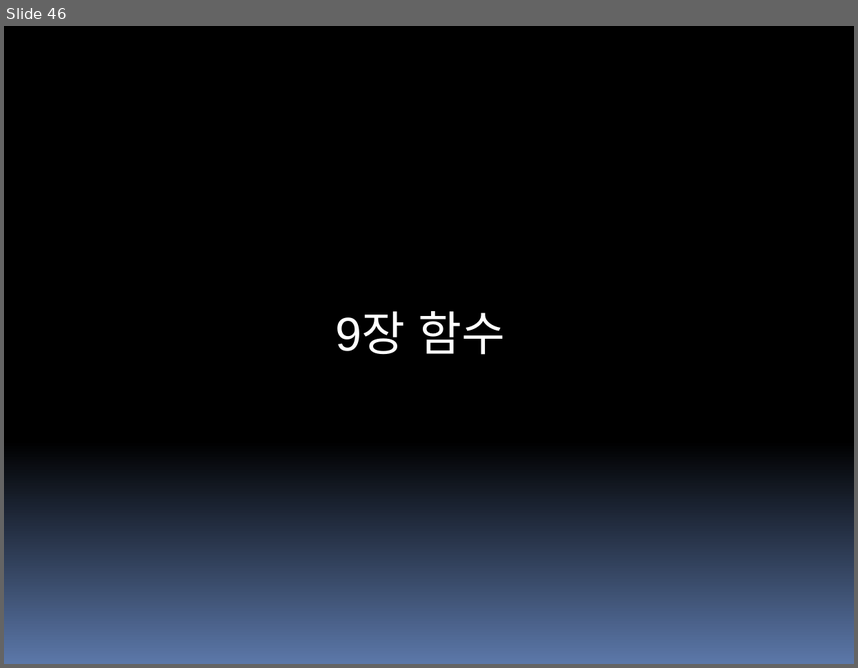
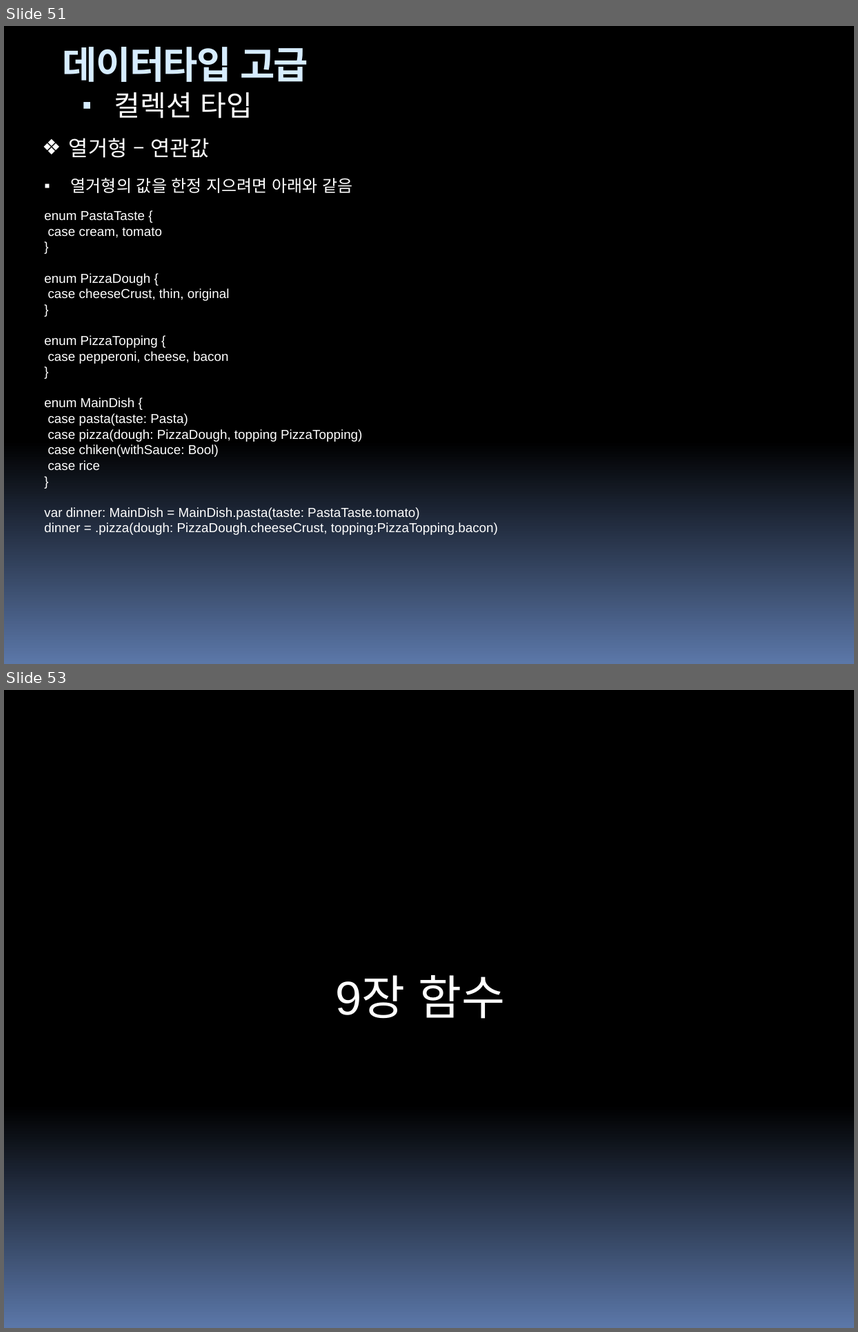
Before and after one commit to hounga13/helloSwift, a slide deck: Swift세미나자료.pptx. Shown one above the other, each under a label of ours: slide 46 before the commit, slides 51 and 53 after it; the slides between them are not shown. The pictures are 858x668 and 858x1332 pixels, drawn with LibreOffice and Linux fonts; fonts in the diff are those of the drawing. Boxes give left, top, right and bottom in pixels: in the first picture for what was removed or moved away, otherwise in the second. Text is boxed around its words. In the diff, an @@ line names an element or a change of style, - is before the commit and + after.

Commit message:
데이터형 고급

```diff
--- a/Swift세미나자료.pptx
+++ b/Swift세미나자료.pptx
@@ slide 51 added at <box>4,26,854,664</box>, background gradient #000000 to #5B77A8 @@
@@ text added at <box>63,47,308,82</box>, 32 pt, text #D6ECFF, bold @@
+데이터타입 고급
@@ text added at <box>114,92,252,118</box>, 24 pt, text #FFFFFF @@
+▪ 컬렉션 타입
@@ text added at <box>69,138,210,158</box>, 18 pt, text #FFFFFF @@
+❖ 열거형 – 연관값
@@ text added at <box>71,178,353,193</box>, 14 pt, text #FFFFFF @@
+▪ 열거형의 값을 한정 지으려면 아래와 같음
@@ text added at <box>44,211,498,535</box>, 11 pt, text #FFFFFF @@
+enum PastaTaste {
+case cream, tomato
+}
+enum PizzaDough {
+case cheeseCrust, thin, original
+}
+enum PizzaTopping {
+case pepperoni, cheese, bacon
+}
+enum MainDish {
+case pasta(taste: Pasta)
+case pizza(dough: PizzaDough, topping PizzaTopping)
+case chiken(withSauce: Bool)
+case rice
+}
+var dinner: MainDish = MainDish.pasta(taste: PastaTaste.tomato)
+dinner = .pizza(dough: PizzaDough.cheeseCrust, topping:PizzaTopping.bacon)
@@ what was slide 46 is now slide 53 @@
```
Also in this commit, not shown: 3 slides changed, 6 other slides added.
